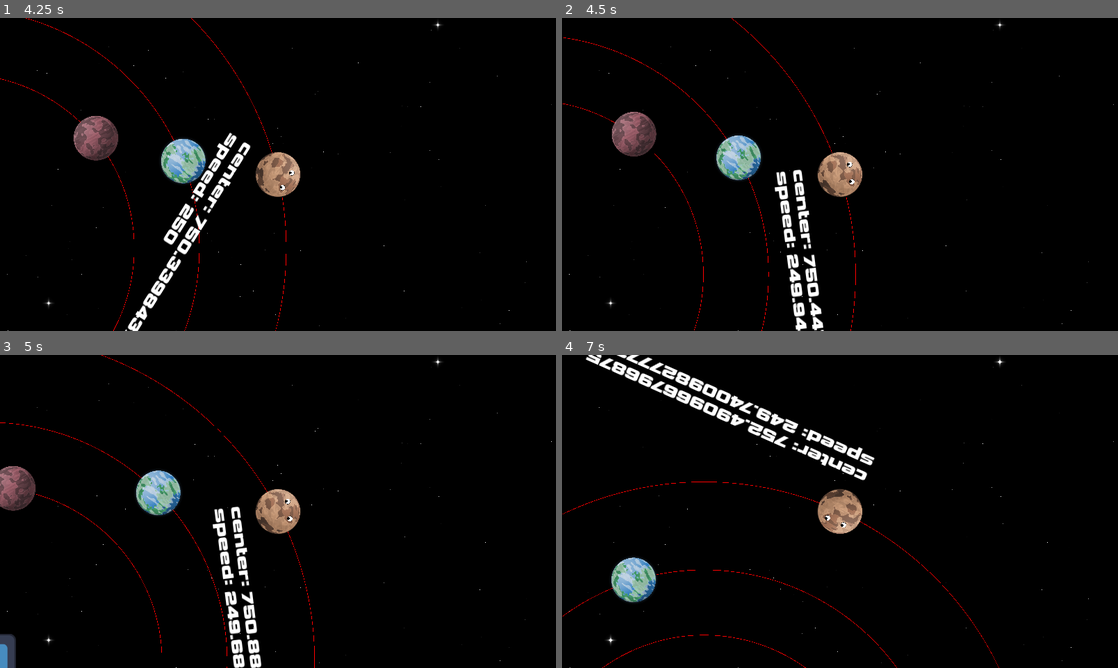
Above: before the commit, frames 1-4 (two rows, left to right).
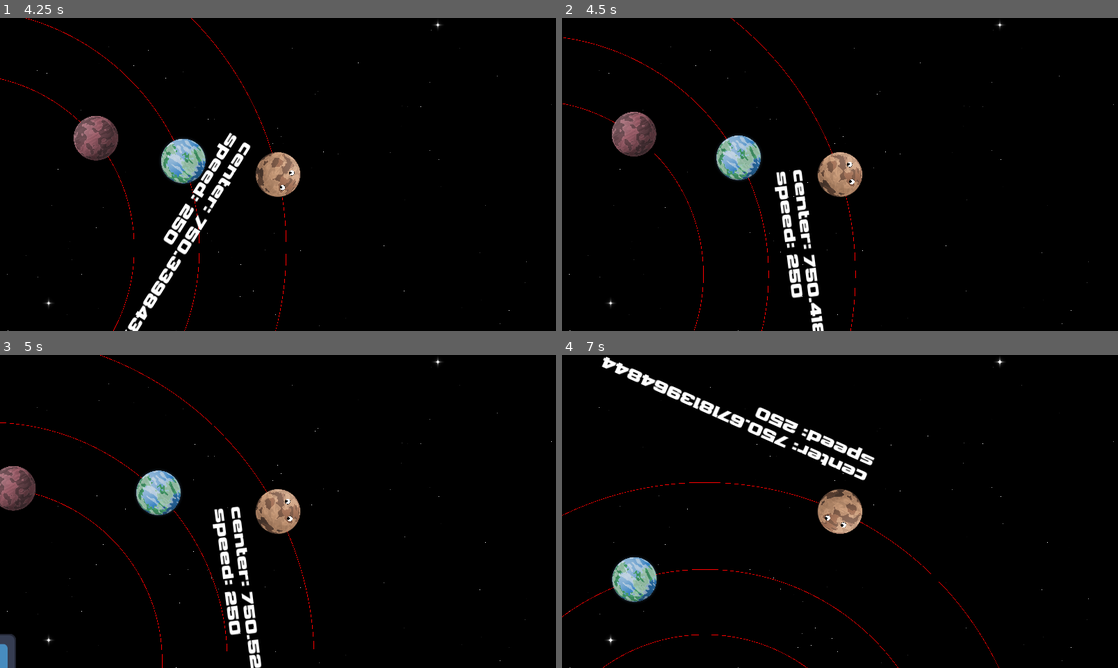
Above: after the commit, the same moments.

Repository: AnEvilPenguin/Pirate-Jam-16
Game: Godot game, scene res://Controllers/GameController/GameController.tscn
Two runs of this game, one before a commit and one after it. Both use one fixed random seed, a clock stepped at 60 frames per second and the inputs below. The engine's default icon, where the game draws it, is replaced by a stand-in: a white triangle on a blue panel in a dark square.
Inputs (mouse positions are in pixels of both pictures, inside the frame that each line leads up to):
- Up to frame 1 (4.25 s): click "NEW GAME" at 0.5 s; click "Next -->" at 1.25 s; click "<-- Previous" at 2 s; click "Next -->" at 2.75 s; click "Finish" at 3.5 s
- Up to frame 2 (4.5 s): tap Enter (ui_accept) at 4.25 s; move the mouse to (962, 158) at 4.27 s; hold Right (ui_right) from 4.28 s (still down); hold Space (add_momentum) from 4.28 s (still down)
- Up to frame 3 (5 s): keep holding Right (ui_right); keep holding Space (add_momentum); tap Enter (ui_accept) at 4.52 s
- Up to frame 4 (7 s): move the mouse to (728, 527) at 5.02 s; release Space (add_momentum) at 5.03 s; tap Space (add_momentum) at 5.1, 6.6 s; tap Enter (ui_accept) at 5.27, 6.77 s; move the mouse to (895, 442) at 5.77 s; release Right (ui_right) at 5.78 s; hold Left (ui_left) 5.78-6.53 s; hold Space (add_momentum) 5.78-6.53 s; move the mouse to (812, 574) at 6.52 s; hold Right (ui_right) from 6.53 s (still down)

Frame 1 is identical in both runs. In frame 2, 0.4% of the frame differs, in the area x 2-53%, y 0-100%; in frame 3, 0.7%; in frame 4, 2.3%, in the area x 0-78%, y 0-100%.
Error after the commit: Invalid access to property or key 'velocity' on a base object of type 'ParticleProcessMaterial'. (res://Scenes/Planets/Pluto/pluto.gd:62)

Commit message:
feat: basic particle emitter

Diff:
--- a/Scenes/Planets/Pluto/pluto.gd
+++ b/Scenes/Planets/Pluto/pluto.gd
@@ -15,6 +15,9 @@
 
 @onready
 var _orbitLine: OrbitLine = %OrbitLine
+
+@onready
+var _massEjection: GPUParticles2D = %MassEmitter
 
 var _centerPosition = Vector2.ZERO
 
@@ -50,7 +53,13 @@
 
 func _set_player_movement(delta):
 	if (!Input.is_action_pressed("add_momentum")):
+		_massEjection.emitting = false
 		return
+
+	_massEjection.emitting = true
+	var particleMaterial: ParticleProcessMaterial = _massEjection.process_material;
+
+	particleMaterial.velocity
 
 	var dirToCenter = (global_position - _centerPosition).limit_length()
 	var orbitalDir = dirToCenter.orthogonal().limit_length()
--- a/Scenes/Planets/Pluto/pluto.tscn
+++ b/Scenes/Planets/Pluto/pluto.tscn
@@ -8,6 +8,16 @@
 
 [sub_resource type="CircleShape2D" id="CircleShape2D_78acu"]
 radius = 47.0
+
+[sub_resource type="ParticleProcessMaterial" id="ParticleProcessMaterial_hn1k8"]
+particle_flag_disable_z = true
+direction = Vector3(0, -1, 0)
+spread = 15.0
+initial_velocity_min = -200.0
+initial_velocity_max = -200.0
+gravity = Vector3(0, 0, 0)
+linear_accel_min = -2.23517e-06
+linear_accel_max = -2.23517e-06
 
 [node name="Pluto" type="CharacterBody2D"]
 z_index = 1
@@ -59,3 +69,10 @@
 
 [node name="OrbitLine" parent="Node2D" instance=ExtResource("3_6nla0")]
 unique_name_in_owner = true
+
+[node name="MassEmitter" type="GPUParticles2D" parent="."]
+unique_name_in_owner = true
+position = Vector2(0, 51)
+scale = Vector2(2, 2)
+amount = 30
+process_material = SubResource("ParticleProcessMaterial_hn1k8")
Not shown: 1 places in Scenes/Planets/Pluto/pluto.tscn that only renumber resources
